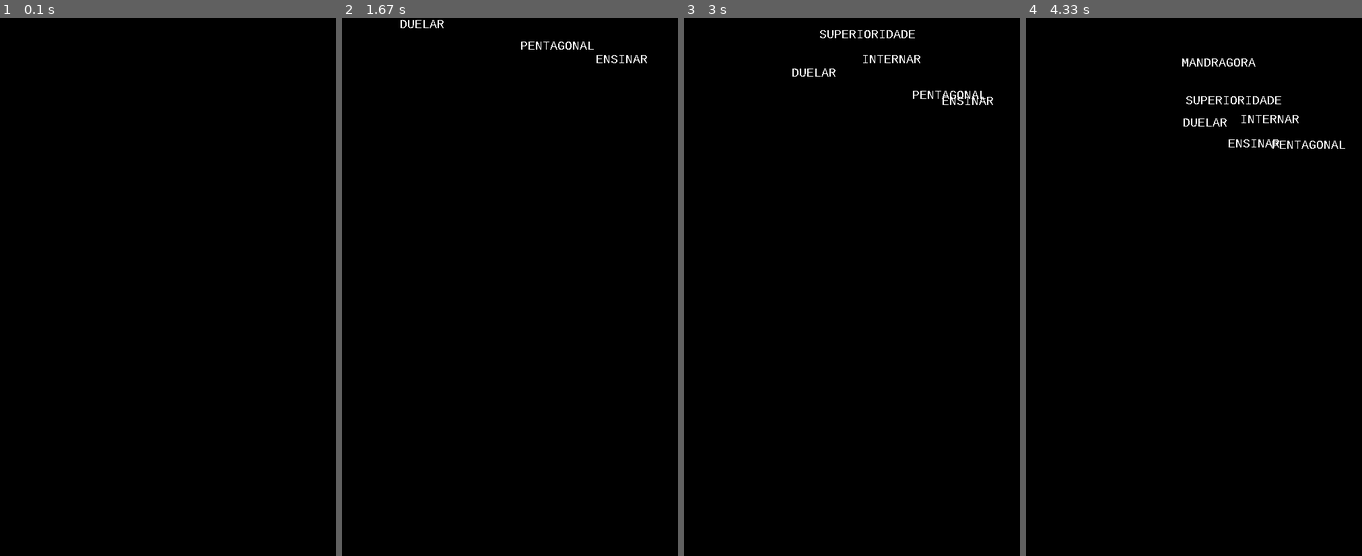
Above: before the commit, frames 1-4 (left to right).
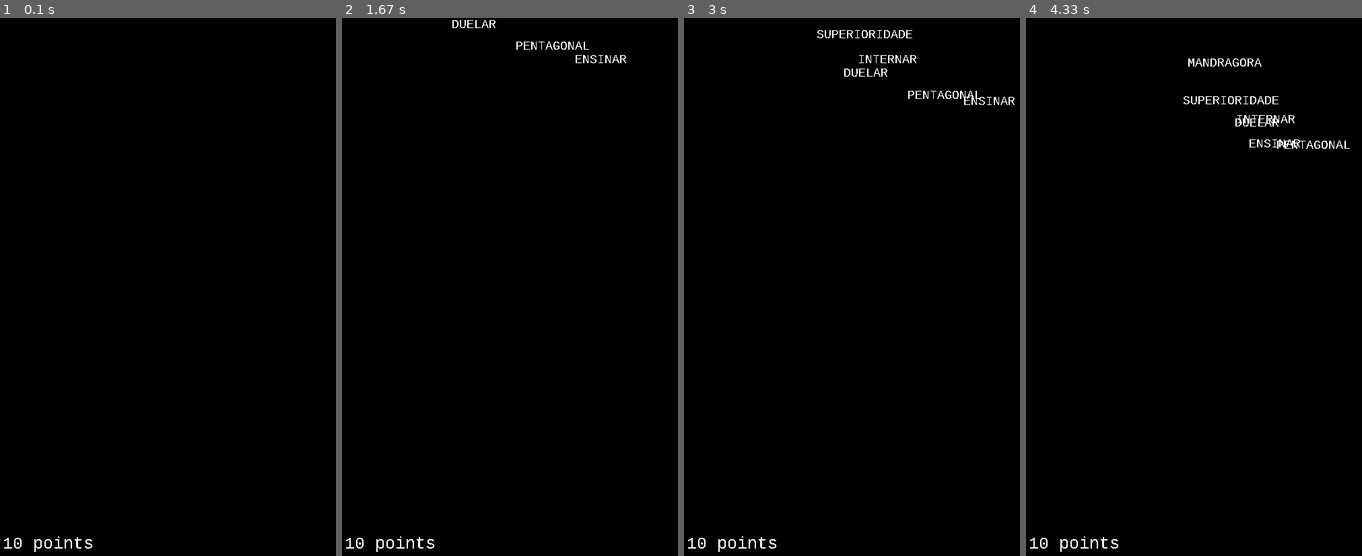
Above: after the commit, the same moments.

Repository: mickaelrei/pygame
Game: pygame game, started from type_racer/main.py
Two runs of this game, one before a commit and one after it. Both use one fixed random seed, a clock stepped at 60 frames per second and the inputs below.
Inputs (mouse positions are in pixels of both pictures, inside the frame that each line leads up to):
- Up to frame 1 (0.1 s): no input
- Up to frame 2 (1.67 s): no input
- Up to frame 3 (3 s): click (804, 174) at 2.95 s
- Up to frame 4 (4.33 s): no input

The runs differ from the first frame. In frame 1, 0.1% of the frame differs, in the area x 1-28%, y 96-100%; in frame 2, 0.6%; in frame 3, 0.8%; in frame 4, 1.0%, in the area x 1-97%, y 7-100%.

Commit message:
Adicionado texto na tela indicando pontuação

Diff:
--- a/type_racer/main.py
+++ b/type_racer/main.py
@@ -24,21 +24,21 @@
 PURPLE = (127, 0, 255)
 COLORS = [RED, ORANGE, YELLOW, GREEN, BLUE, PURPLE]
 
-def drawText(text: str, pos: Vector2, fontSize: int=18, fontType: str="comicsans", bold: bool=False,
+def drawText(text: str, centerPos: Vector2, fontSize: int=18, fontType: str="comicsans", bold: bool=False,
              italic: bool=False, antiAlias: bool=False, textColor: tuple=BLACK, bgColor: tuple=None,
              centerX: float=0, centerY: float=0, surface: pygame.Surface=window) -> Vector2:
     font = pygame.font.SysFont(fontType, fontSize, bold, italic)
     textSurface = font.render(text, antiAlias, textColor, bgColor)
     textRect = textSurface.get_rect()
-    surface.blit(textSurface, [pos.x + (textRect.width/2) * centerX, pos.y + (textRect.height/2) * centerY])
+    surface.blit(textSurface, [centerPos.x + (textRect.width/2) * (centerX - 1), centerPos.y + (textRect.height/2) * (centerY - 1)])
 
 class Word:
     def __init__(self, pos: Vector2, word: str, direction: Vector2, speed: float) -> None:
-        self.pos = pos
-        self.word = word
-        self.typed = ""
-        self.direction = direction if direction.length_squared() == 1 else direction.normalize()
-        self.speed = speed
+        self.pos: Vector2 = pos
+        self.word: str = word
+        self.typed: str = ""
+        self.direction: Vector2 = direction if direction.length_squared() == 1 else direction.normalize()
+        self.speed: float = speed
 
         # Get text rect size
         font = pygame.font.SysFont(FONT_TYPE, FONT_SIZE, False, False)
@@ -49,7 +49,7 @@
         self.size = Vector2(textRect.width, textRect.height)
 
     def update(self) -> None:
-        global currentWord
+        global currentWord, points
 
         self.pos += self.direction * self.speed
 
@@ -60,6 +60,7 @@
             if currentWord == self:
                 currentWord = None
             currentWords.remove(self)
+            points -= 3
             generateWord()
             return
 
@@ -68,10 +69,10 @@
         text = " " * len(self.typed) + self.word[len(self.typed):]
 
         # Draw
-        drawText(text.upper(), fontType="courier new", pos=self.pos, textColor=currentWord == self and ORANGE or WHITE, centerX=-1, centerY=-1)
+        drawText(text.upper(), fontType="courier new", centerPos=self.pos, textColor=currentWord == self and ORANGE or WHITE, centerX=0, centerY=0)
 
 def generateWord() -> None:
-    pos = Vector2(randint(50, WIDTH-50), -15)
+    pos = Vector2(randint(150, WIDTH-150), -15)
     direction = Vector2(randint(3, 10), randint(6, 10))
     currentWords.append(Word(pos, createWord(), direction, SPEED))
 
@@ -92,6 +93,12 @@
             break
 
     return chosenWord
+
+def endGame():
+    # Show game over screen
+    pygame.quit()
+    print("You lost!")
+    sys.exit()
 
 # Get words list
 with open(os.path.join(__file__, "../words.txt")) as file:
@@ -119,6 +126,7 @@
 currentWord: Word = None
 currentTyping = ""
 lastWordTime = 0
+points = 10
 
 # List of Word objects
 currentWords: list[Word] = []
@@ -151,6 +159,7 @@
                         currentWords.remove(currentWord)
                         currentTyping = ""
                         currentWord = None
+                        points += 1
                         # generateWord()
 
     window.fill(BLACK)
@@ -160,14 +169,15 @@
         lastWordTime = time()
         generateWord()
 
-    # if len(currentWords) == 0:
-    #     pygame.quit()
-    #     print("You won!")
-    #     sys.exit()
+    if points <= 0:
+        endGame()
 
     for word in currentWords:
         word.update()
         word.draw()
+
+    # Show points
+    drawText(f"{points} points", fontType="courier new", centerPos=Vector2(5, HEIGHT - 5), centerX=1, centerY=-1, textColor=WHITE, fontSize=25)
 
     pygame.display.update()
     clock.tick(FPS)
